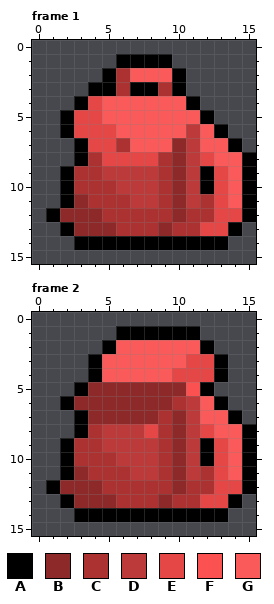
Two versions of one animated GIF sprite, assets/wiki/backpack_animation.gif. Above: the version before the commit.
Shown: frame 1, frame 2.
Palette (. is transparent): A #000000  B #8d2929  C #ac3232  D #bd3a3a  E #e54646  F #fb5151  G #fb5a5a
Pixels before, frame 1, first column x 1:
 1 .....AAAA......
 2 ....ACGGGA.....
 3 ...AACAACA.....
 4 ..AEGGGGGGA....
 5 .AEEGGGGGGGA...
 6 .AEEEGGGGGDGA..
 7 ..AEECGGGBDGGA.
 8 ..ACEEEECBDEGGA
 9 .ACCDDDDCBDAEGA
10 .ACCCDDDCBDAEGA
11 .ABCCCDDCBDCEGA
12 ABBBCCCCCBCCEEA
13 .ABBBCCCBCCEEA.
14 ..AAAAAAAAAAA..
Pixels before, frame 2, first column x 1:
 1 .....AAAAAA....
 2 ....AGGGGGGA...
 3 ...AGGGGGGEEA..
 4 ...AGGGGGEEEA..
 5 ..ABBBBBBBFA...
 6 .ABBBBBBBCDGA..
 7 ..ABBBBBCBDGGA.
 8 ..ACDDDECBDEGGA
 9 .ACCDDDDCBDAEGA
10 .ACCCDDDCBDAEGA
11 .ABCCCDDCBDCEGA
12 ABBBCCCCCBCCEEA
13 .ABBBCCCBCCEEA.
14 ..AAAAAAAAAAA..
The same view after the edit:
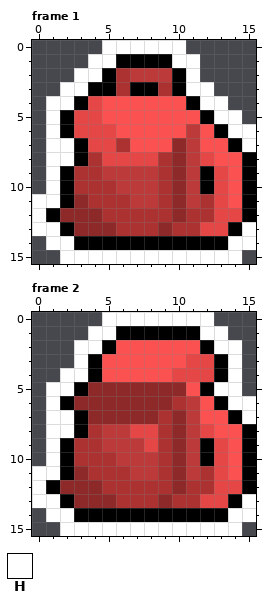
Colours new in this view: H #ffffff
The edit:
file 160x160 -> 80x80 pixels (blocks of 10x10 -> 5x5; one block is one cell here)
Changed rows in their new state; - is an unchanged pixel.
Frame 1:
first column x 0:
 0 -----HHHHHH-----
 1 ----HH----HH----
 2 ---HH--DDD-H----
 3 --HH-------HH---
 4 -HH--FFFFFF-HH--
 5 -H---FFFFFFF-HH-
 6 -H----FFFFF-F-HH
 7 -HH----FFF--FF-H
 8 -HH----------FF-
 9 -H------------F-
10 -H------------F-
11 HH------------F-
12 H---------------
13 HH-------------H
14 -HH-----------HH
15 --HHHHHHHHHHHHH-
Frame 2:
first column x 0:
 0 -----HHHHHHHH---
 1 ----HH------HH--
 2 ---HH-FFFFFF-HH-
 3 ---H-FFFFFF---H-
 4 --HH-FFFFF----H-
 5 -HH----------HH-
 6 -H----------F-HH
 7 -HH---------FF-H
 8 -HH----E-----FF-
 9 -H------E-----F-
10 -H------------F-
11 HH------------F-
12 H---------------
13 HH-------------H
14 -HH-----------HH
15 --HHHHHHHHHHHHH-
